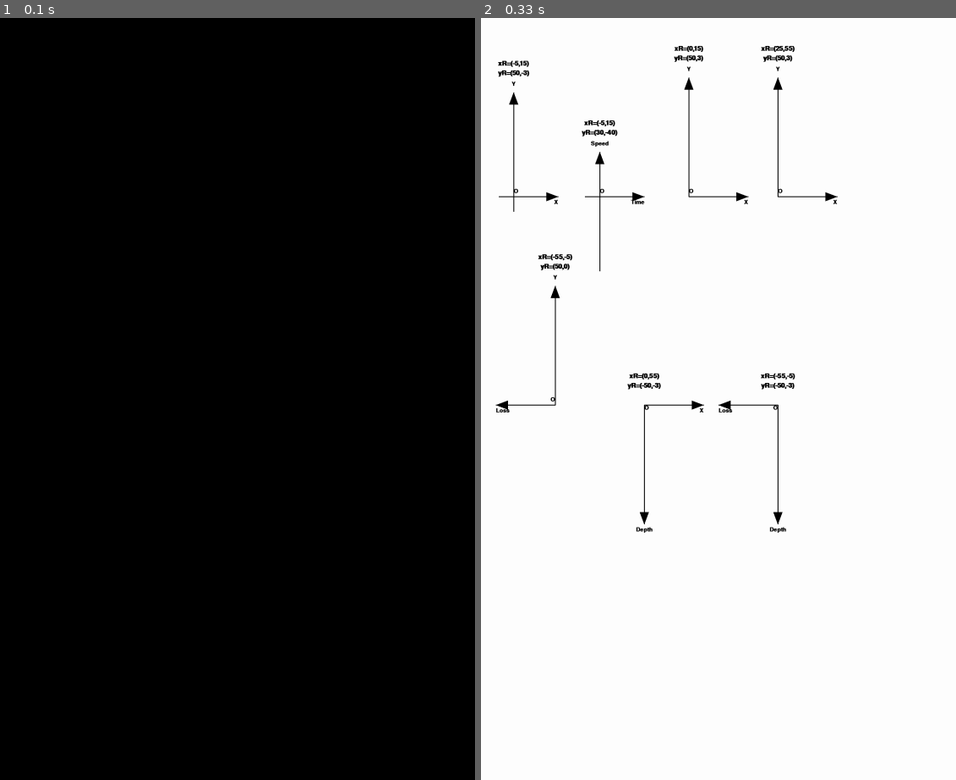
Above: before the commit, frames 1-2 (left to right).
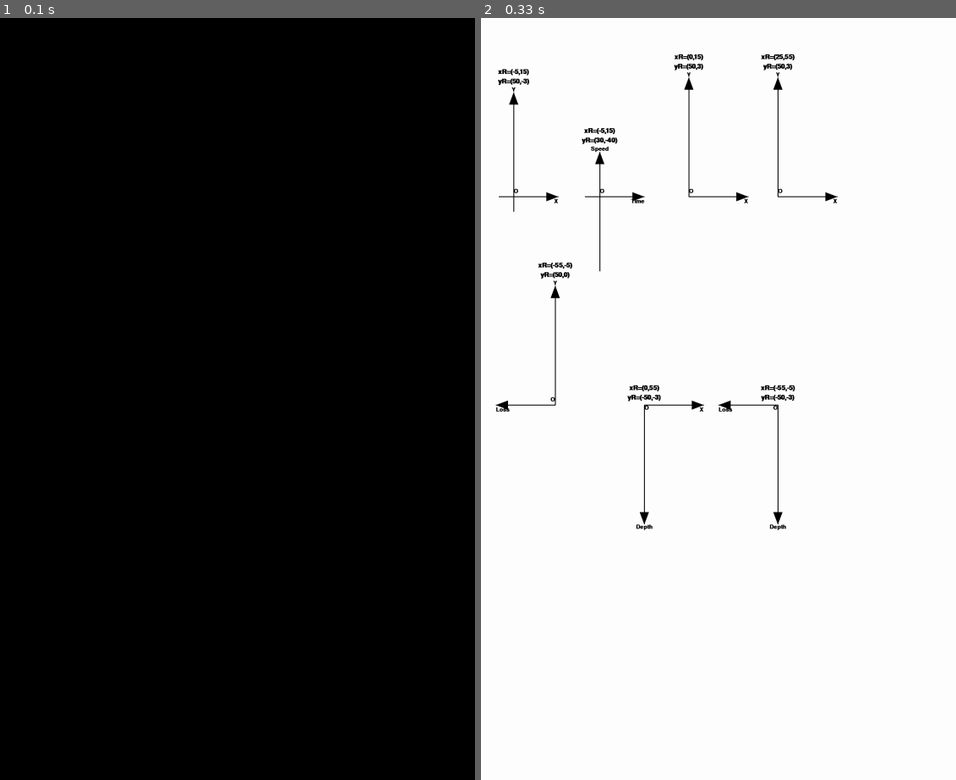
Above: after the commit, the same moments.

Repository: Archanciel/Pygame_2d_Cartesian_coordinates_system
Game: pygame game, started from draw_cartesian_axes.py
Two runs of this game, one before a commit and one after it. Both use one fixed random seed, a clock stepped at 60 frames per second and the inputs below.
Inputs:
- Up to frame 1 (0.1 s): no input
- Up to frame 2 (0.33 s): no input

Frame 1 is identical in both runs. In frame 2, 1.1% of the frame differs, in the area x 3-75%, y 3-68%.

Commit message:
improving title positioning

Diff:
--- a/pygametwodcartesiancoordsystem.py
+++ b/pygametwodcartesiancoordsystem.py
@@ -20,17 +20,18 @@
 		# Render the text. "True" means anti-aliased text. This creates
 		# an image of the text, but does not put it on the screen
 		self.xLabelText = font.render(self.xLabel, True, self.color)
-		self.xLabelHorizontalShift = font.size(xLabel)[0]
-		self.xLabelVerticalShift = self.xAxisCoordEnd[1] + FONT_SIZE / 3
+		self.xLabelWidth, xLabelHeight = font.size(xLabel)
+		self.xLabelVerticalShift = self.xAxisCoordEnd[1] + xLabelHeight / 3
 		self.yLabelText = font.render(self.yLabel, True, self.color)
-		self.yLabelHorizontalShift = font.size(yLabel)[0] / 2
+		yLabelWidth, yLabelHeight = font.size(yLabel)
+		self.yLabelHorizontalShift = yLabelWidth / 2
 
 		if self.yAxisLabelYCoordAndDirection[1] > 0:
 			# Y axis arrow direction is pointing to top
-			self.yLabelVerticalShift = self.yAxisCoordStart[1] - 4 * FONT_SIZE / 3
+			self.yLabelVerticalShift = self.yAxisCoordStart[1] - yLabelHeight
 		else:
 			# Y axis arrow direction is pointing to bottom
-			self.yLabelVerticalShift = self.yAxisCoordEnd[1] + FONT_SIZE / 3
+			self.yLabelVerticalShift = self.yAxisCoordEnd[1]
 
 		self.originText = font.render(ORIGIN_LABEL, True, self.color)
 		originLabelQuadrant = self.computeOriginLabelPosition(self.origin, self.xAxisCoordEnd, self.yAxisCoordStart)
@@ -50,16 +51,20 @@
 
 		fontTitle = pg.font.SysFont(None, FONT_TITLE_SIZE, bold=True, italic=False)
 
-		self.titleTextLst = []
+		if originLabelQuadrant == QUADRANT_1 or originLabelQuadrant == QUADRANT_2:
+			self.titleYCoord = self.yLabelVerticalShift - yLabelHeight * 1.5
+		else:
+			self.titleYCoord = self.yAxisCoordStart[1] - yLabelHeight * 1.8
+
+		self.titleSurfaceLst = []
 		self.titleHorizontalShiftLst = []
-		self.titleYCoord = self.yAxisCoordStart[1] - 2.7 * FONT_SIZE
 
 		for title in self.titleLst:
-			self.titleTextLst.append(fontTitle.render(title, True, self.color))
+			self.titleSurfaceLst.append(fontTitle.render(title, True, self.color))
 			self.titleHorizontalShiftLst.append(fontTitle.size(title)[0] / 2)
 
 	def draw(self):
-		# drawing x axis
+		# drawing I axis
 
 		pg.draw.line(self.screen, self.axesColor, self.xAxisCoordStart, self.xAxisCoordEnd, self.thickness)
 		pg.draw.polygon(self.screen, self.axesColor, self.xArrowCoord)
@@ -67,13 +72,13 @@
 		if self.xAxisLabelXCoordAndDirection[1] > 0:
 			# X axis arrow direction is pointing to right
 			self.screen.blit(self.xLabelText,
-							 (self.xAxisLabelXCoordAndDirection[0] - self.xLabelHorizontalShift, self.xLabelVerticalShift))
+							 (self.xAxisLabelXCoordAndDirection[0] - self.xLabelWidth, self.xLabelVerticalShift))
 		else:
 			#  X axis arrow direction is pointing to left
 			self.screen.blit(self.xLabelText,
 							 (self.xAxisLabelXCoordAndDirection[0], self.xLabelVerticalShift))
 
-		# drawing y axis
+		# drawing Y axis
 
 		pg.draw.line(self.screen, self.axesColor, self.yAxisCoordStart, self.yAxisCoordEnd, self.thickness)
 		pg.draw.polygon(self.screen, self.axesColor, self.yArrowCoord)
@@ -88,11 +93,11 @@
 						(self.originLabelX, self.originLabelY))
 
 		# drawing title
-		i = len(self.titleTextLst)
+		i = len(self.titleSurfaceLst)
 		titleYCoord = self.titleYCoord
 
-		for titleText in reversed(self.titleTextLst):
-			self.screen.blit(titleText,
+		for titleSurface in reversed(self.titleSurfaceLst):
+			self.screen.blit(titleSurface,
 							(self.yAxisCoordStart[0] - self.titleHorizontalShiftLst[i - 1], titleYCoord))
 			i -= 1
 			titleYCoord -= FONT_TITLE_SIZE
